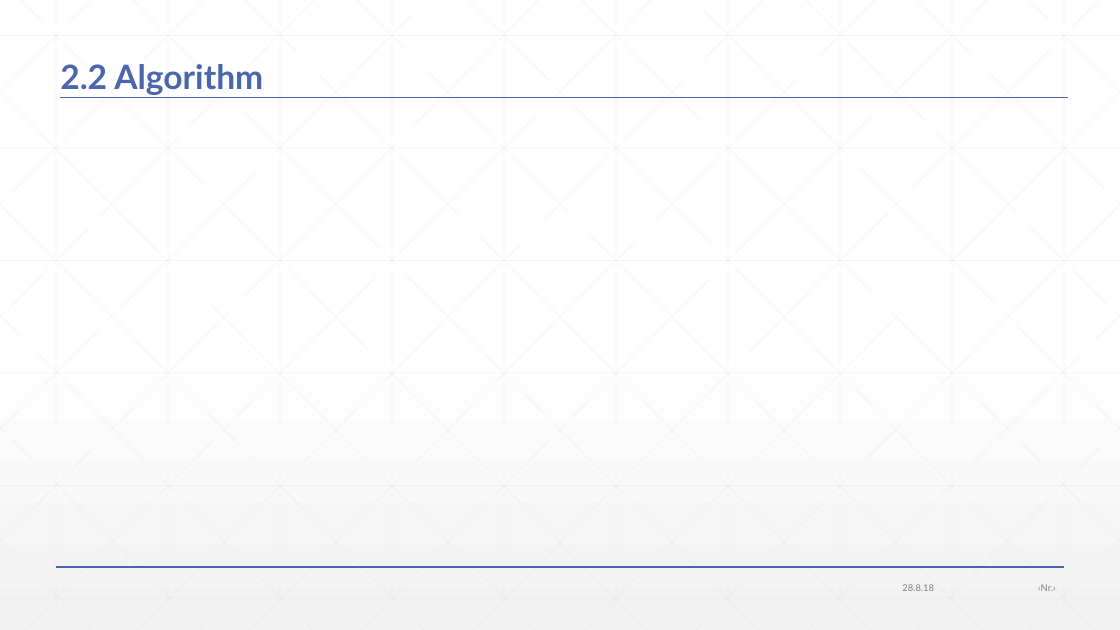
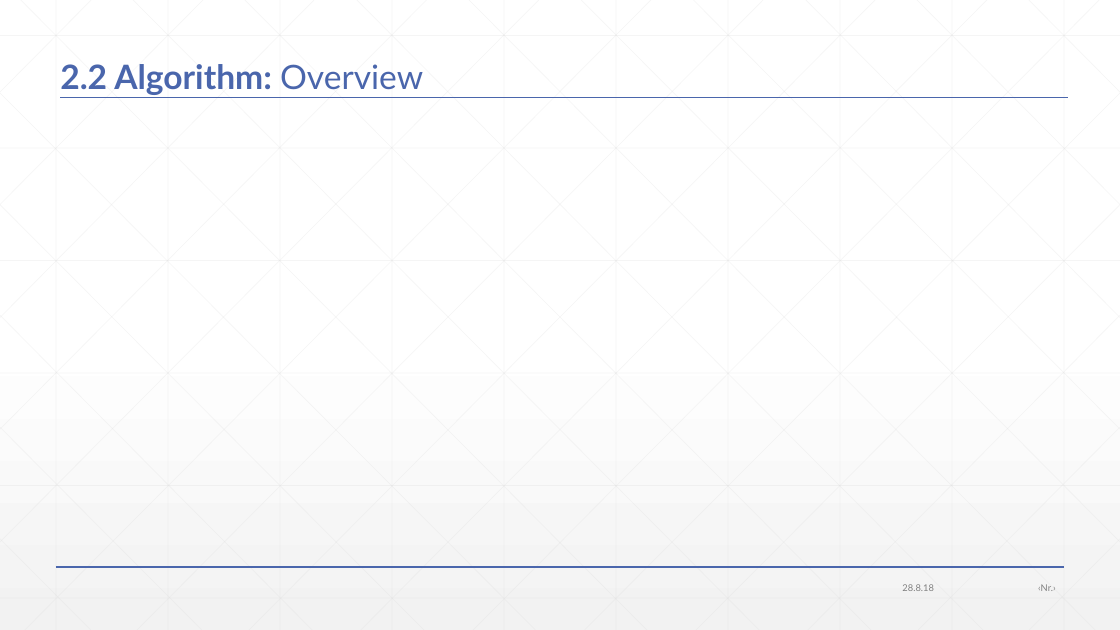
Before and after one commit to JonasWerner/BachelorThesis, a slide deck: slide 9 of Presentation/pdr_presentation.pptx. Drawn at 1120x630 pixels with LibreOffice and Linux fonts; fonts in the diff are those of the drawing; grey boxes stand for pictures. Boxes give left, top, right and bottom in pixels: in the first picture for what was removed or moved away, otherwise in the second. Text is boxed around its words. In the diff, an @@ line names an element or a change of style, - is before the commit and + after.

```diff
--- a/Presentation/pdr_presentation.pptx
+++ b/Presentation/pdr_presentation.pptx
@@ title at box(60, 64, 423, 95): text changed @@
-2.2 Algorithm
+2.2 Algorithm: Overview
```
Also in this commit, not shown: 8 other slides changed, 9 slides added, 1 other file.
